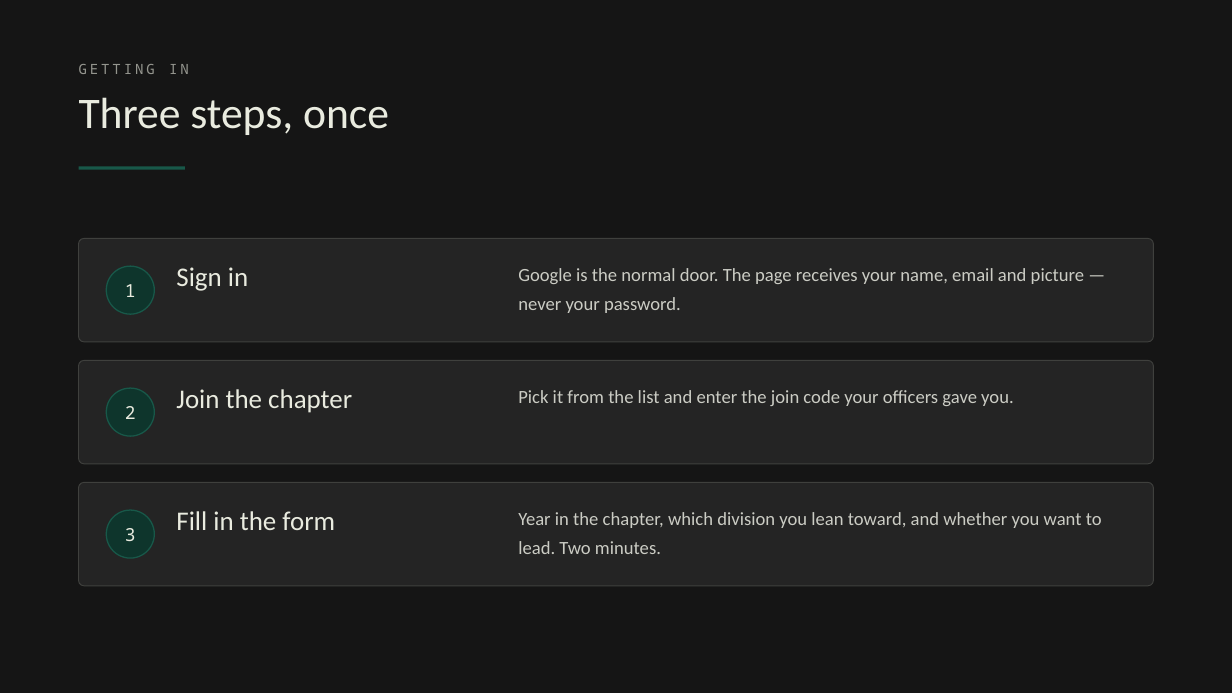
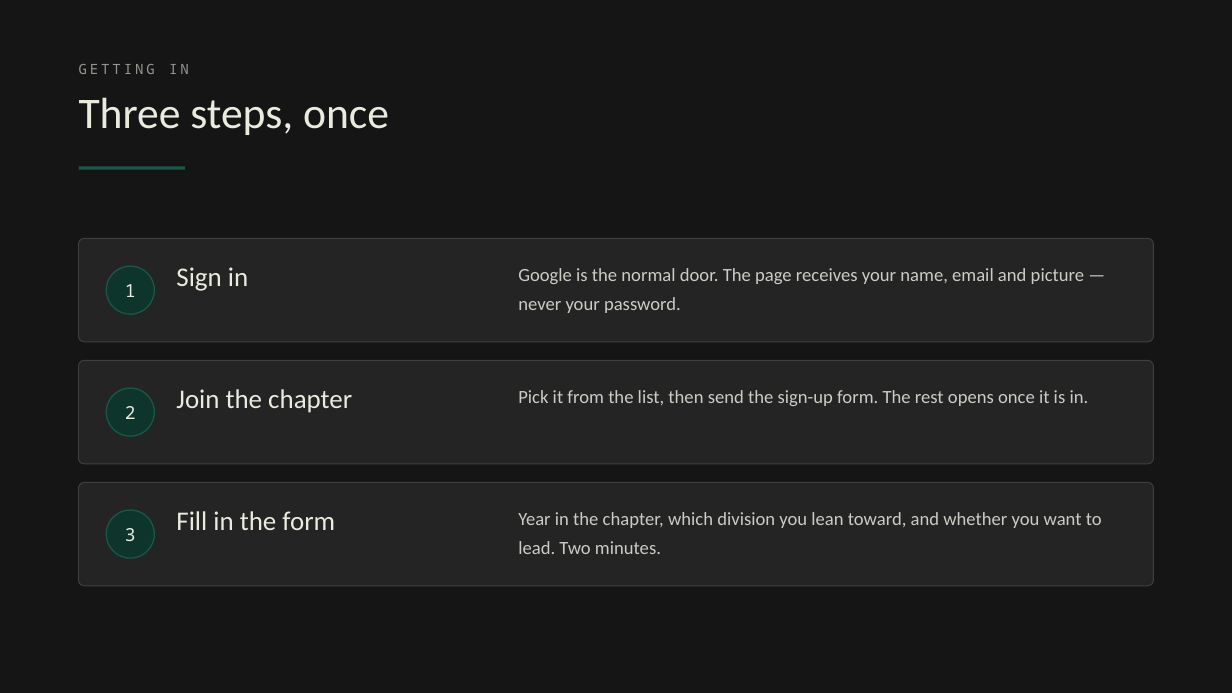
Before and after one commit to Slifronic/org-draft, a slide deck: slide 5 of slides/PBL-orientation.pptx. Drawn at 1232x693 pixels with LibreOffice and Linux fonts; fonts in the diff are those of the drawing. Boxes give left, top, right and bottom in pixels: in the first picture for what was removed or moved away, otherwise in the second. Text is boxed around its words. In the diff, an @@ line names an element or a change of style, - is before the commit and + after.

```diff
--- a/slides/PBL-orientation.pptx
+++ b/slides/PBL-orientation.pptx
@@ text at box(518, 390, 1089, 406): text changed @@
-Pick it from the list and enter the join code your officers gave you.
+Pick it from the list, then send the sign-up form. The rest opens once it is in.
```
Also in this commit, not shown: 3 other slides changed, 34 other files.
